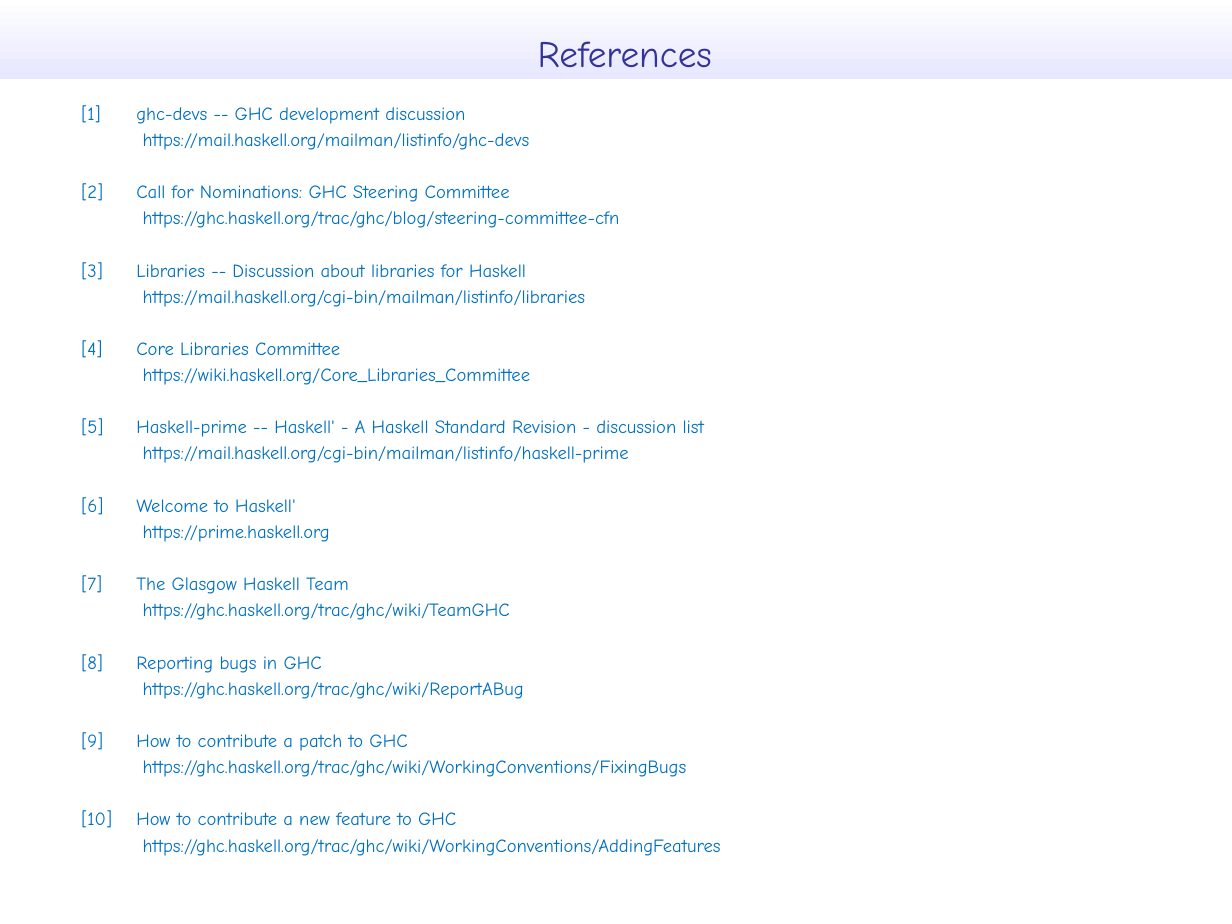
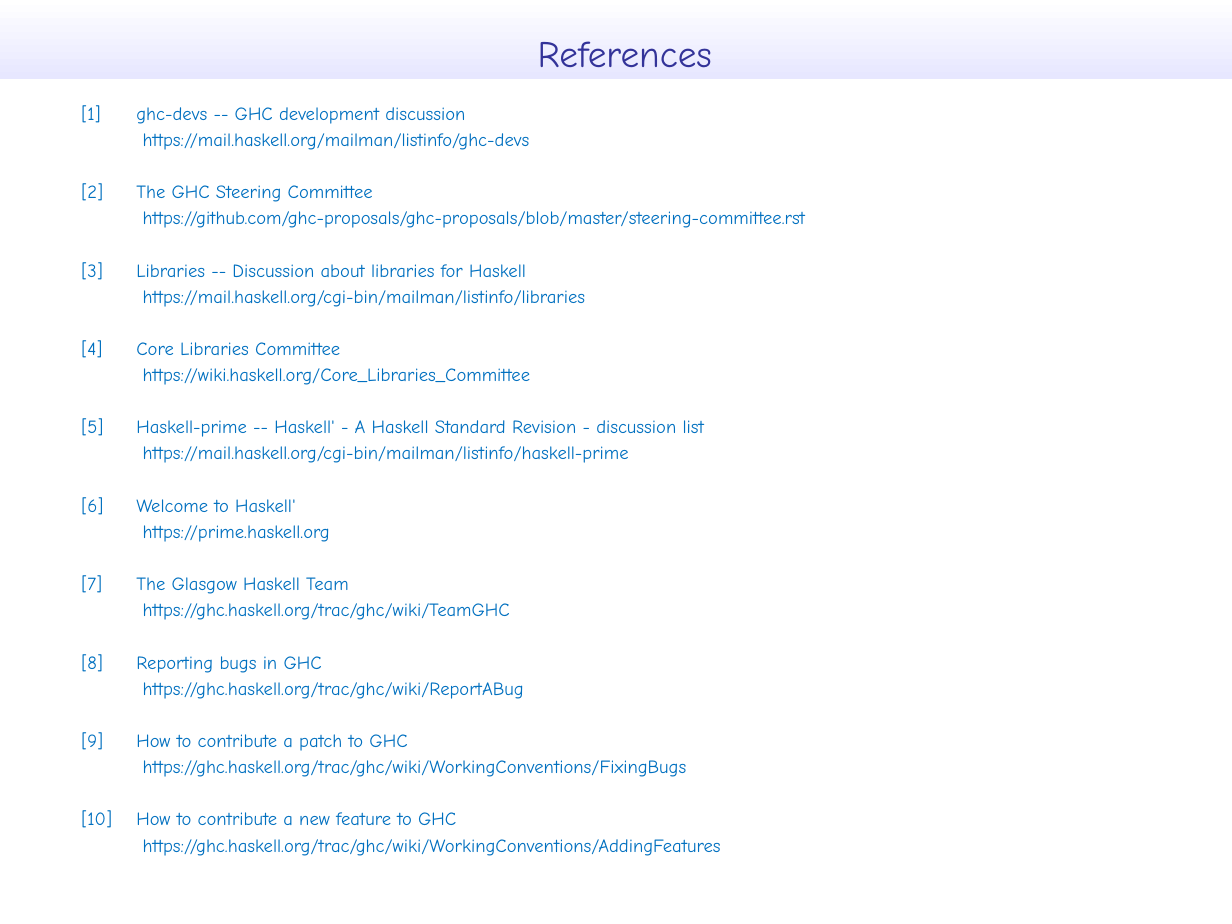
Before and after one commit to takenobu-hs/ghc-development-flow, a slide deck: slide 19 of src/ghc_development_flow.pptx. Drawn at 1232x924 pixels with LibreOffice and Linux fonts; fonts in the diff are those of the drawing. Boxes give left, top, right and bottom in pixels: in the first picture for what was removed or moved away, otherwise in the second. Text is boxed around its words. In the diff, an @@ line names an element or a change of style, - is before the commit and + after.

Commit message:
update link for "The GHC Steering Committee"

```diff
--- a/src/ghc_development_flow.pptx
+++ b/src/ghc_development_flow.pptx
@@ text at (81, 183, 806, 228): text changed @@
-[2] Call for Nominations: GHC Steering Committee
-https://ghc.haskell.org/trac/ghc/blog/steering-committee-cfn
+[2] The GHC Steering Committee
+https://github.com/ghc-proposals/ghc-proposals/blob/master/steering-committee.rst
```
Also in this commit, not shown: 2 other slides changed, 2 other files.
